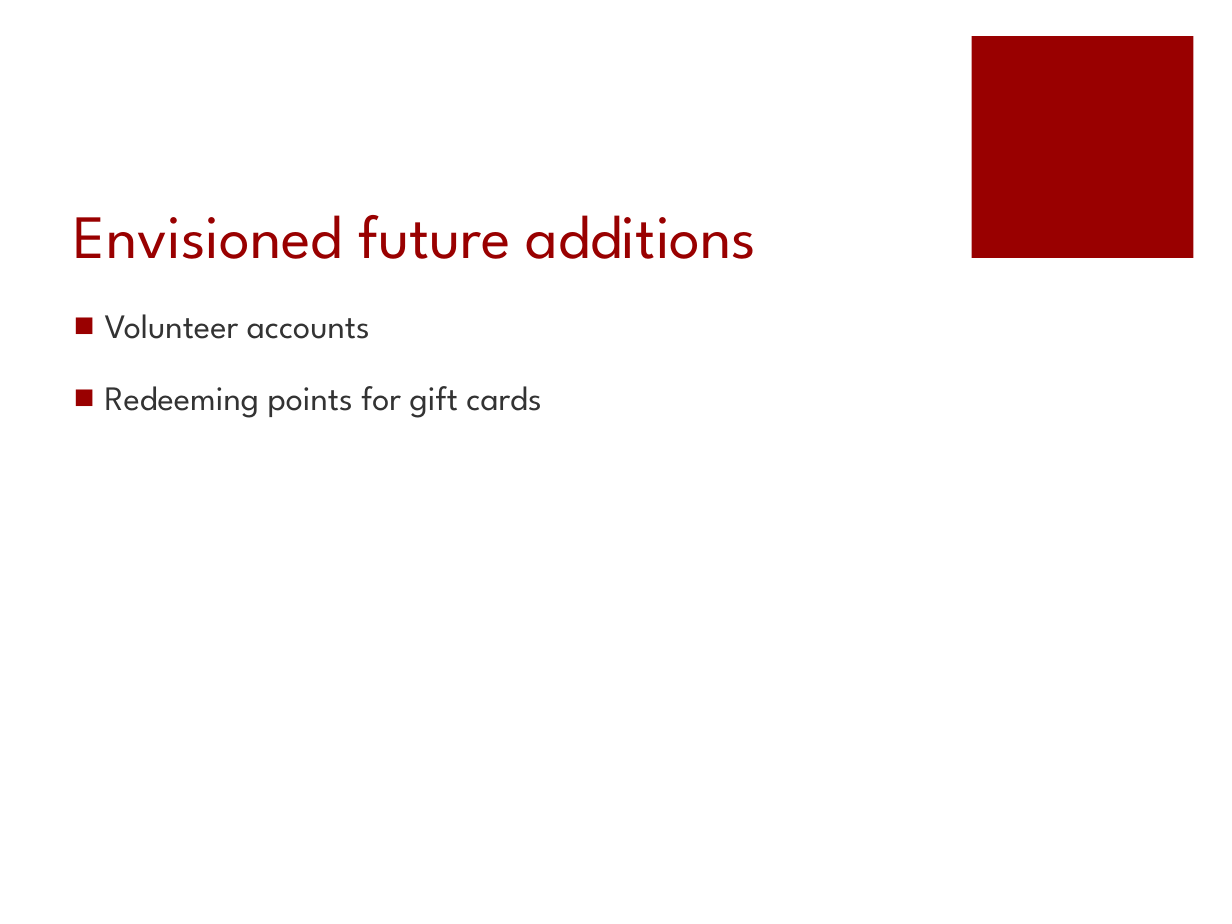
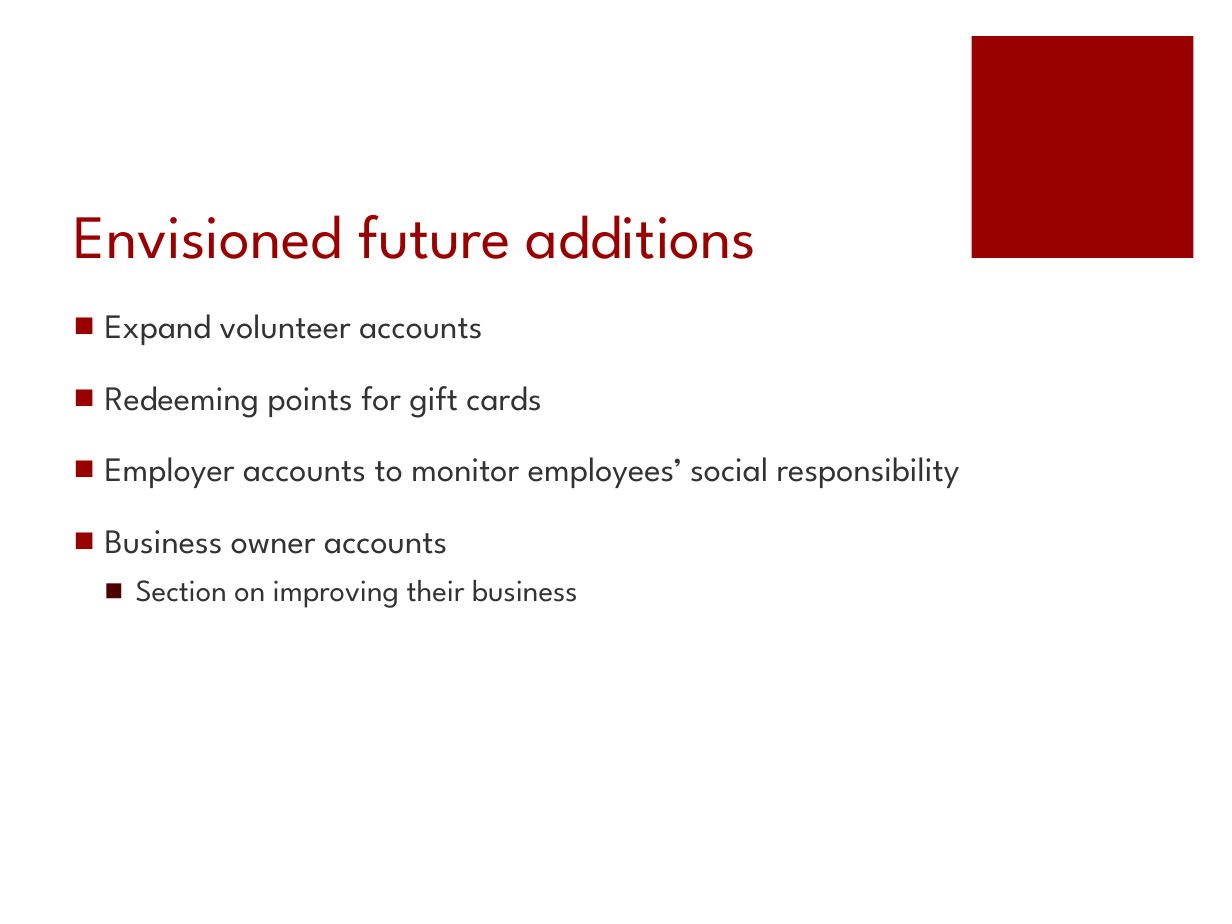
Before and after one commit to Tampa2016/team-3, a slide deck: slide 8 of Team3Presentation.pptx (slide 6 before the commit). Drawn at 1232x924 pixels with LibreOffice and Linux fonts; fonts in the diff are those of the drawing. Boxes give left, top, right and bottom in pixels: in the first picture for what was removed or moved away, otherwise in the second. Text is boxed around its words. In the diff, an @@ line names an element or a change of style, - is before the commit and + after.

```diff
--- a/Team3Presentation.pptx
+++ b/Team3Presentation.pptx
@@ text at <box>105,314,482,345</box>: text changed @@
-■ Volunteer accounts
+■ Expand volunteer accounts
@@ text at <box>105,457,960,608</box>: paragraphs added @@
+■ Employer accounts to monitor employees’ social responsibility
+■ Business owner accounts
+  ■ Section on improving their business
```
Also in this commit, not shown: 2 other slides changed, 3 slides added, 1 slide removed.
